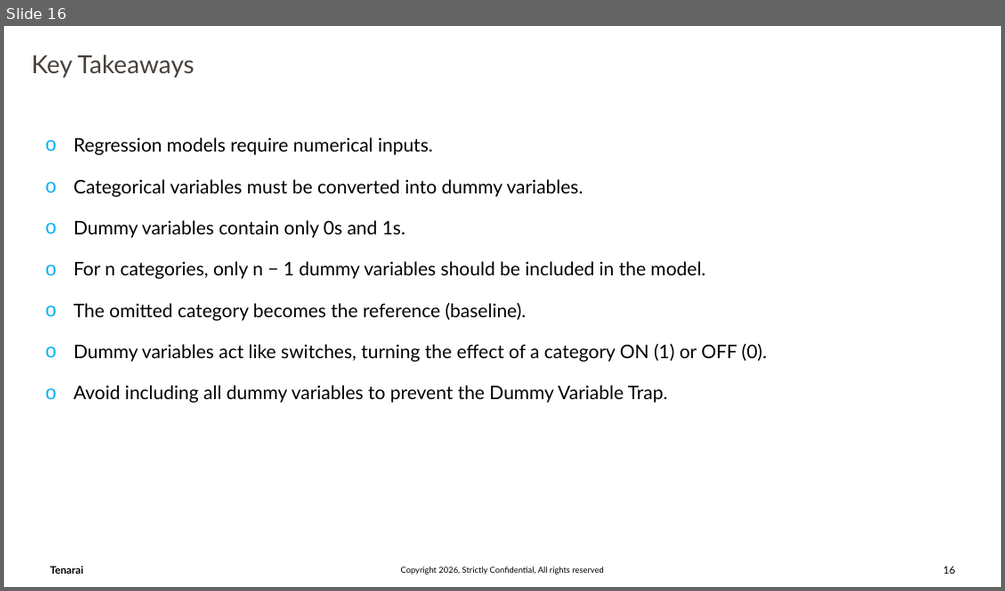
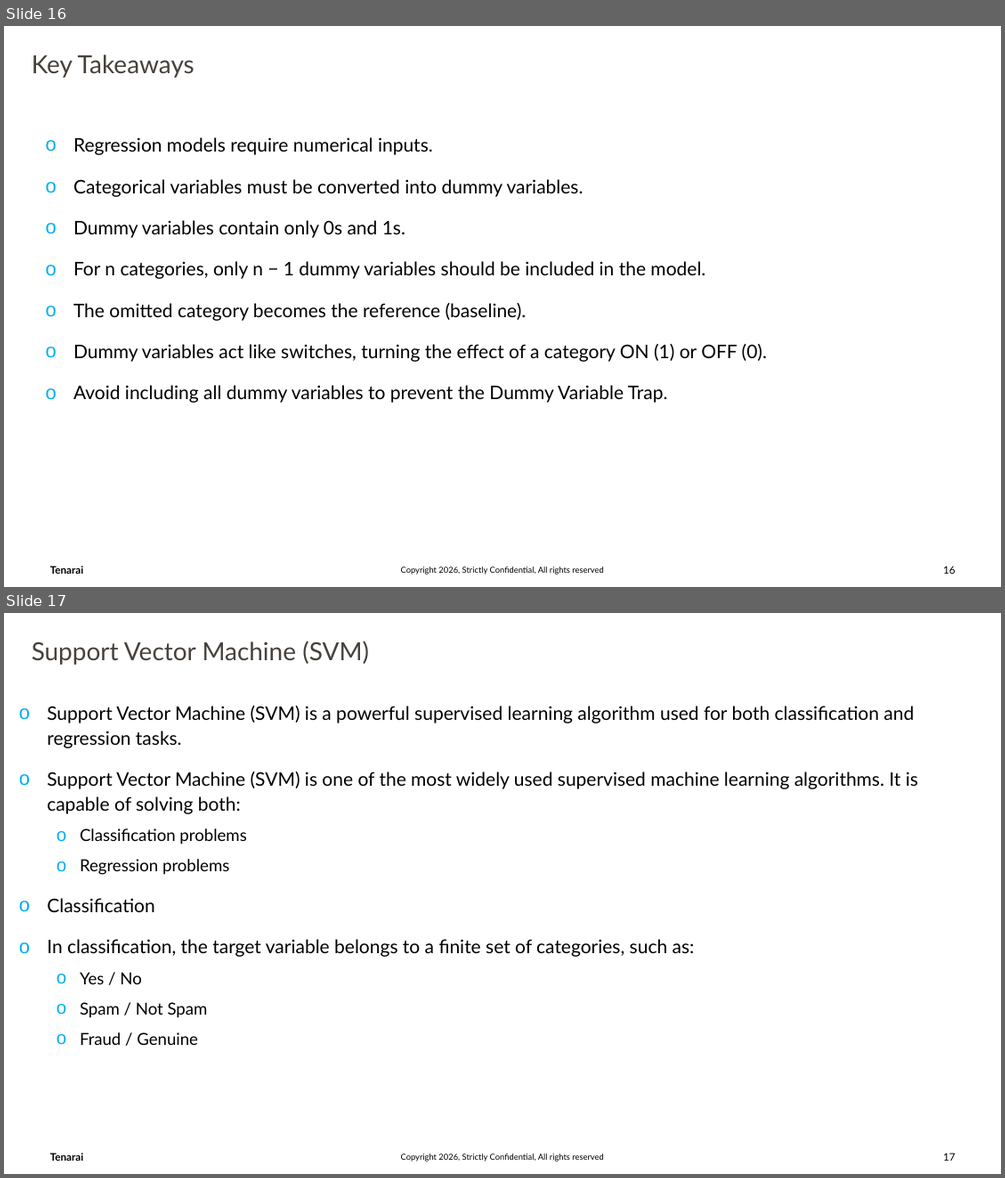
Before and after one commit to trivedi-ashutosh2013/Training_Content, a slide deck: Machine_Learning/AI_ML_Part03.pptx. Shown one above the other, each under a label of ours: slide 16 before the commit, slides 16 and 17 after it. The pictures are 1005x591 and 1005x1178 pixels, drawn with LibreOffice and Linux fonts; fonts in the diff are those of the drawing; background and template pictures are left out. Boxes give left, top, right and bottom in pixels: in the first picture for what was removed or moved away, otherwise in the second. Text is boxed around its words. In the diff, an @@ line names an element or a change of style, - is before the commit and + after.

```diff
--- a/Machine_Learning/AI_ML_Part03.pptx
+++ b/Machine_Learning/AI_ML_Part03.pptx
@@ slide 17 added at box(4, 613, 1001, 1174), background #FFFFFF; not listed: 3 template elements that a slide beside it also shows @@
@@ text added at box(32, 641, 369, 665), 24 pt, text #47413C @@
+Support Vector Machine (SVM)
@@ text added at box(47, 706, 918, 1045), 18 pt, text #000000 @@
+o Support Vector Machine (SVM) is a powerful supervised learning algorithm used for both classification and regression tasks.
+o Support Vector Machine (SVM) is one of the most widely used supervised machine learning algorithms. It is capable of solving both:
+  o Classification problems
+  o Regression problems
+o Classification
+o In classification, the target variable belongs to a finite set of categories, such as:
+  o Yes / No
+  o Spam / Not Spam
+  o Fraud / Genuine
```
Also in this commit, not shown: 15 other slides added.
